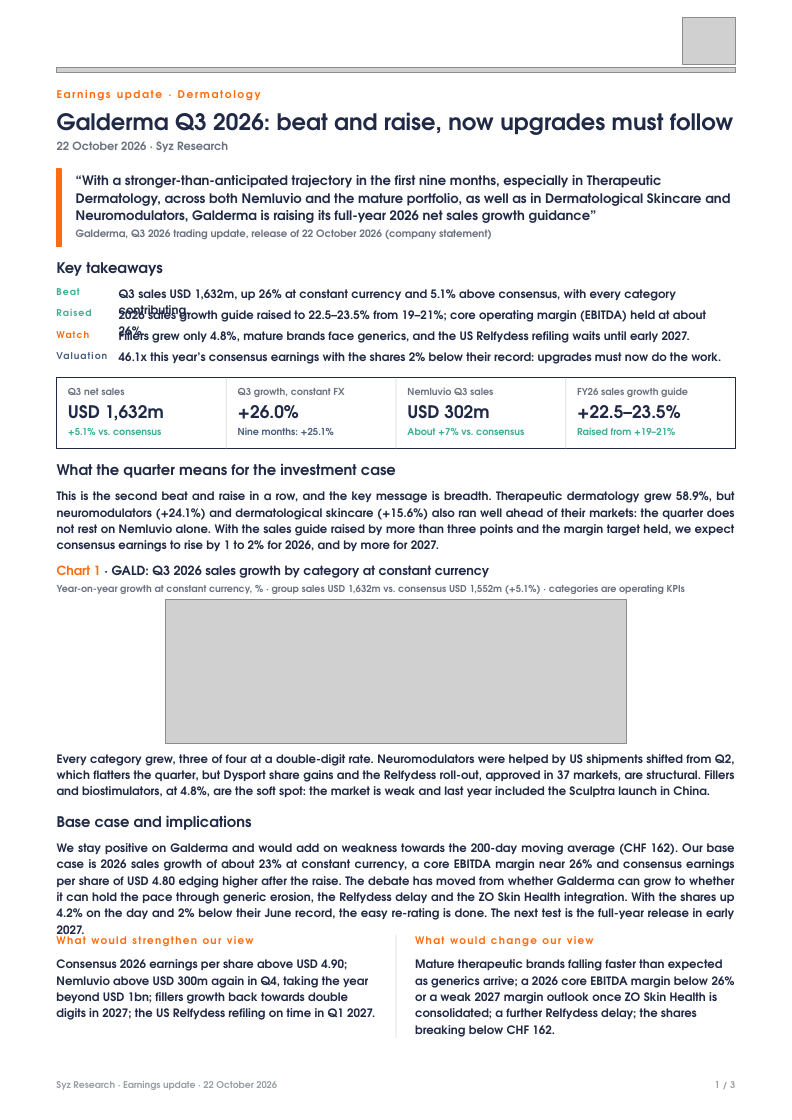
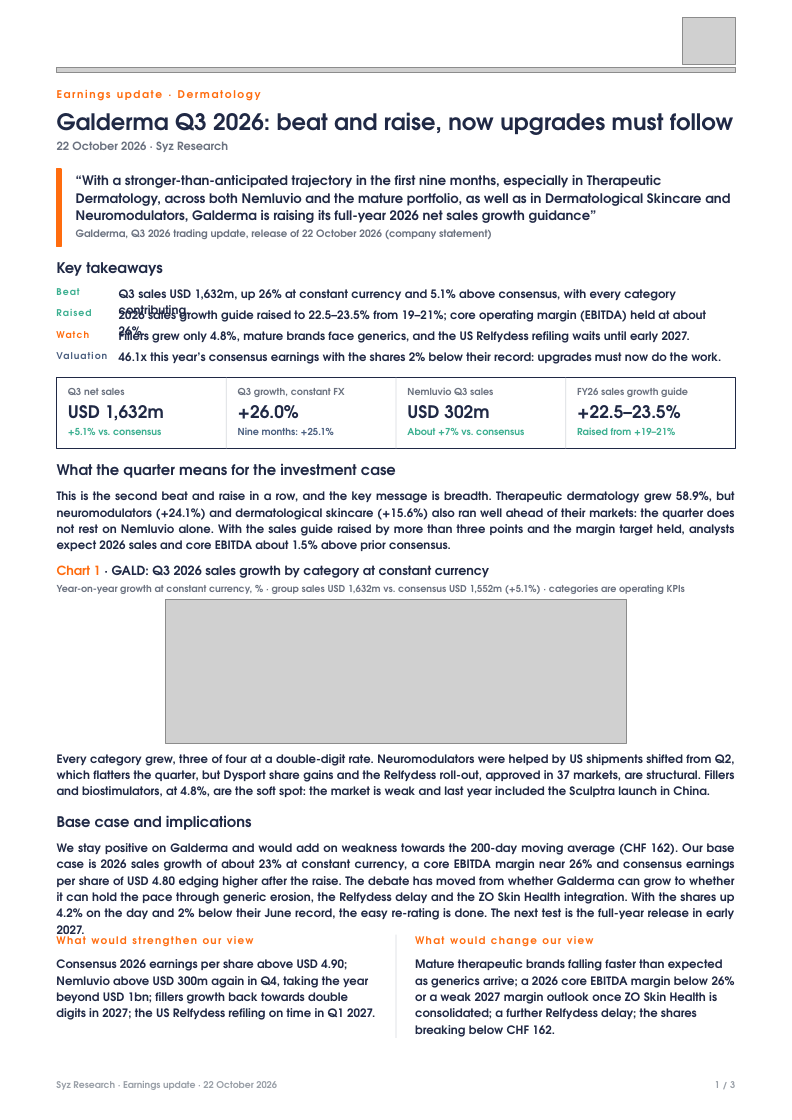
Before and after one commit to jb-db05/syz-earnings, a slide deck: slide 1 of reports/GALD_Q3_2026/Earnings_Update_GALD_Q32026.pptx. Drawn at 792x1120 pixels with LibreOffice and Linux fonts; fonts in the diff are those of the drawing; grey boxes stand for pictures. Boxes give left, top, right and bottom in pixels: in the first picture for what was removed or moved away, otherwise in the second. Text is boxed around its words. In the diff, an @@ line names an element or a change of style, - is before the commit and + after.

```diff
--- a/reports/GALD_Q3_2026/Earnings_Update_GALD_Q32026.pptx
+++ b/reports/GALD_Q3_2026/Earnings_Update_GALD_Q32026.pptx
@@ text at <box>57,491,735,551</box>: text changed @@
-This is the second beat and raise in a row, and the key message is breadth. Therapeutic dermatology grew 58.9%, but neuromodulators (+24.1%) and dermatological skincare (+15.6%) also ran well ahead of their markets: the quarter does not rest on Nemluvio alone. With the sales guide raised by more than three points and the margin target held, we expect consensus earnings to rise by 1 to 2% for 2026, and by more for 2027.
+This is the second beat and raise in a row, and the key message is breadth. Therapeutic dermatology grew 58.9%, but neuromodulators (+24.1%) and dermatological skincare (+15.6%) also ran well ahead of their markets: the quarter does not rest on Nemluvio alone. With the sales guide raised by more than three points and the margin target held, analysts expect 2026 sales and core EBITDA about 1.5% above prior consensus.
```
Also in this commit, not shown: 3 other files.
